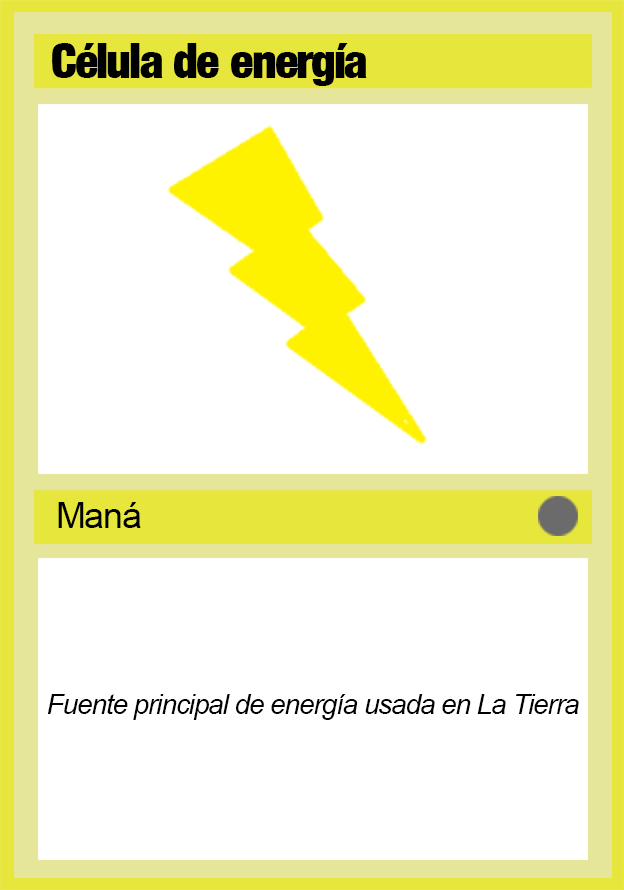
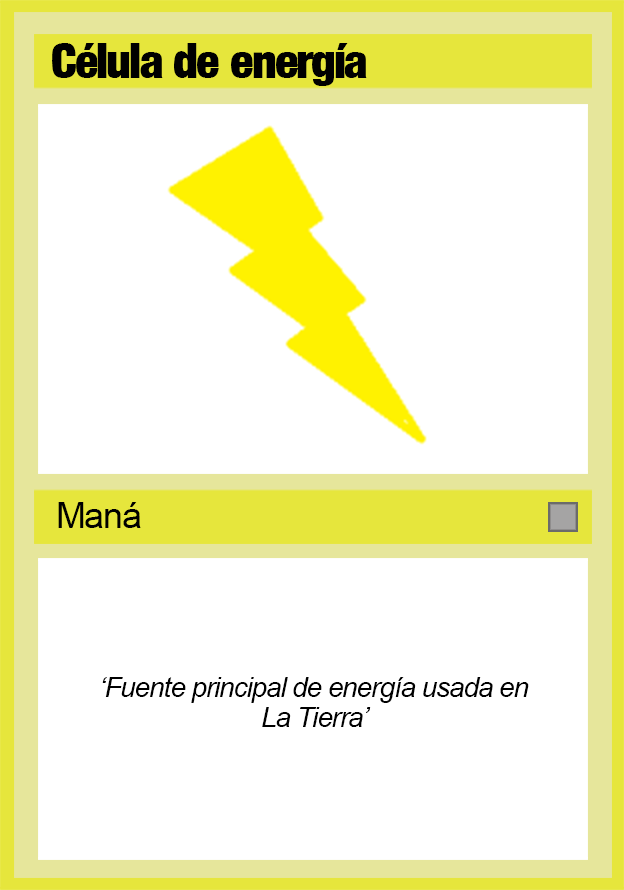
Layer changes from the first 624 x 890 image to the second:
painted on "Rareza" over [538, 496, 578, 536]
renamed "Fuente principal de energía usada en La Tierra" to "‘Fuente principal de energía usada en La Tierra’", painted on it over [47, 677, 579, 727]
